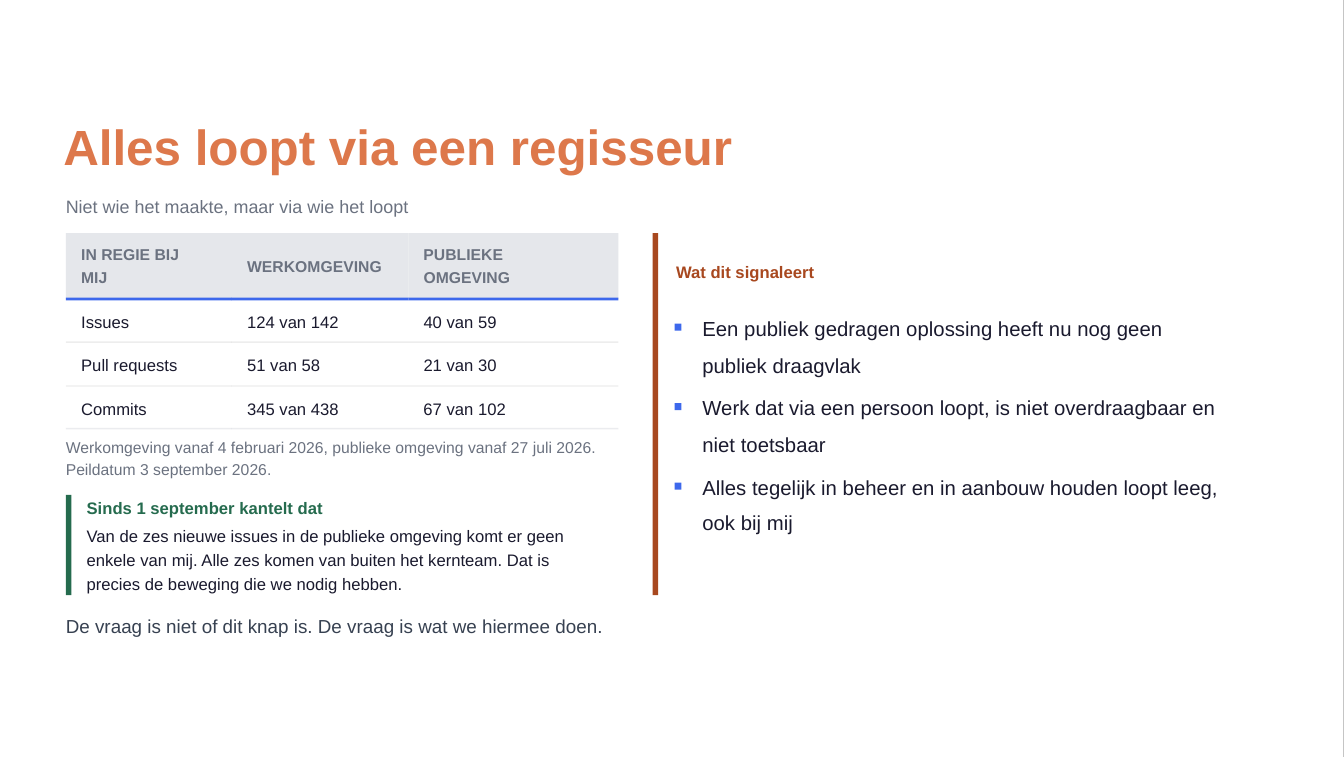
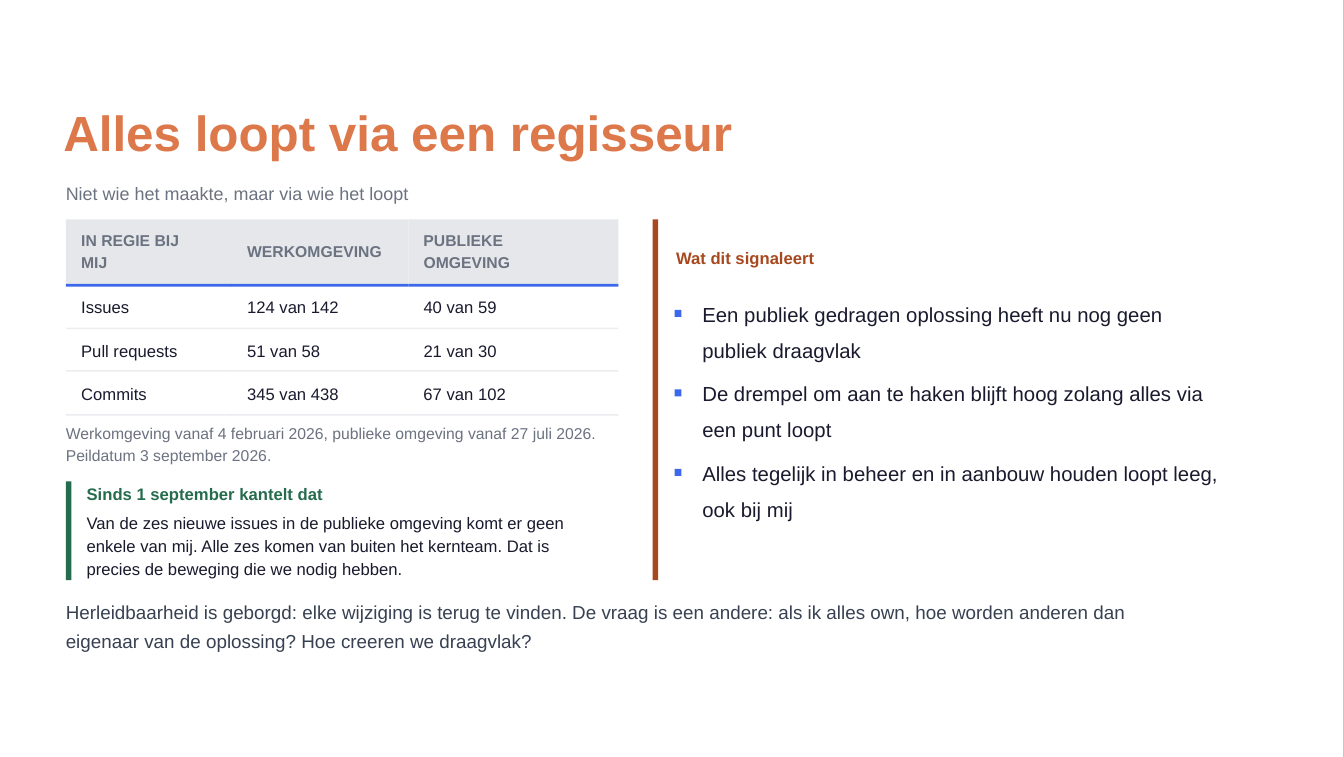
Before and after one commit to Npuls-OKx/meta, a slide deck: slide 15 of presentaties/export/260903_rollen/260903_rollen.pptx. Drawn at 1344x757 pixels with LibreOffice and Linux fonts; fonts in the diff are those of the drawing; background and template pictures are left out. Boxes give left, top, right and bottom in pixels: in the first picture for what was removed or moved away, otherwise in the second. Text is boxed around its words. In the diff, an @@ line names an element or a change of style, - is before the commit and + after.

```diff
--- a/presentaties/export/260903_rollen/260903_rollen.pptx
+++ b/presentaties/export/260903_rollen/260903_rollen.pptx
@@ 27 texts, 20 freeform shapes: place and size @@
-27 texts, 20 freeform shapes at box(63, 129, 1217, 595)
+27 texts, 20 freeform shapes at box(63, 115, 1217, 581)
@@ text at box(702, 386, 1203, 406): text changed @@
-Werk dat via een persoon loopt, is niet overdraagbaar en
+De drempel om aan te haken blijft hoog zolang alles via
@@ text at box(702, 422, 831, 442): text changed @@
-niet toetsbaar
+een punt loopt
@@ text removed at box(66, 619, 602, 637) @@
-De vraag is niet of dit knap is. De vraag is wat we hiermee doen.
@@ text added at box(66, 605, 1124, 623), 10.3 pt, text #374151 @@
+Herleidbaarheid is geborgd: elke wijziging is terug te vinden. De vraag is een andere: als ik alles own, hoe worden anderen dan
@@ text added at box(66, 634, 531, 652), 10.3 pt, text #374151 @@
+eigenaar van de oplossing? Hoe creeren we draagvlak?
```
Also in this commit, not shown: 1 other slide changed, 2 other files.
